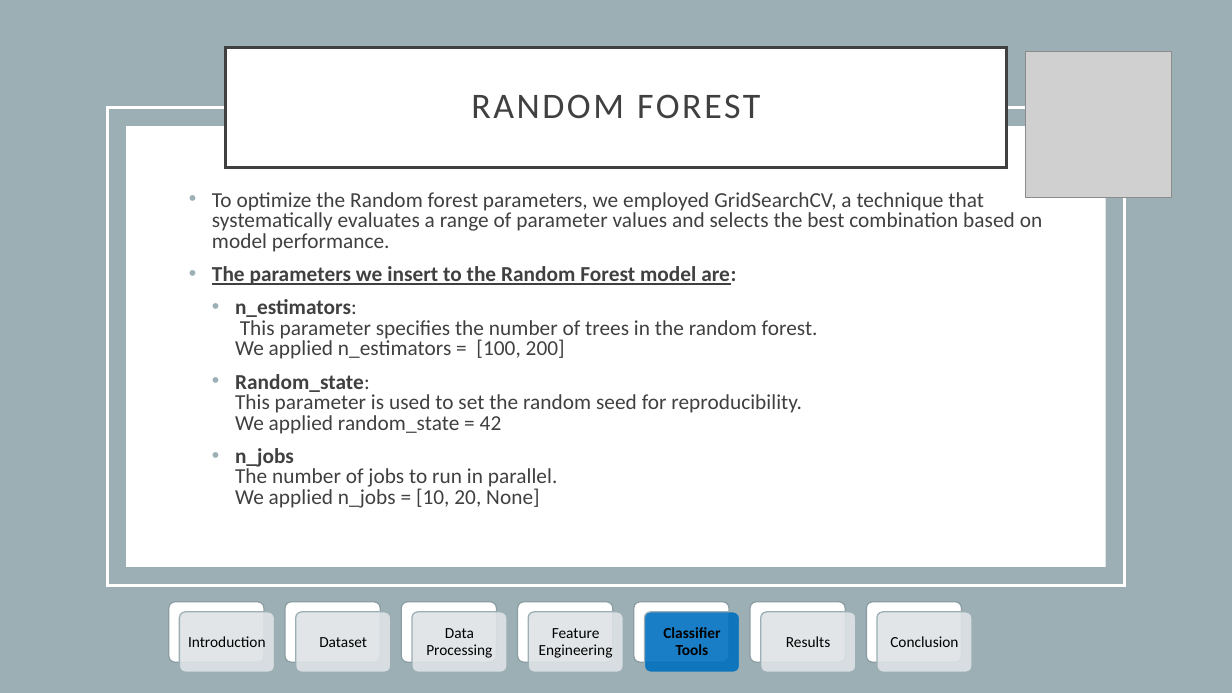
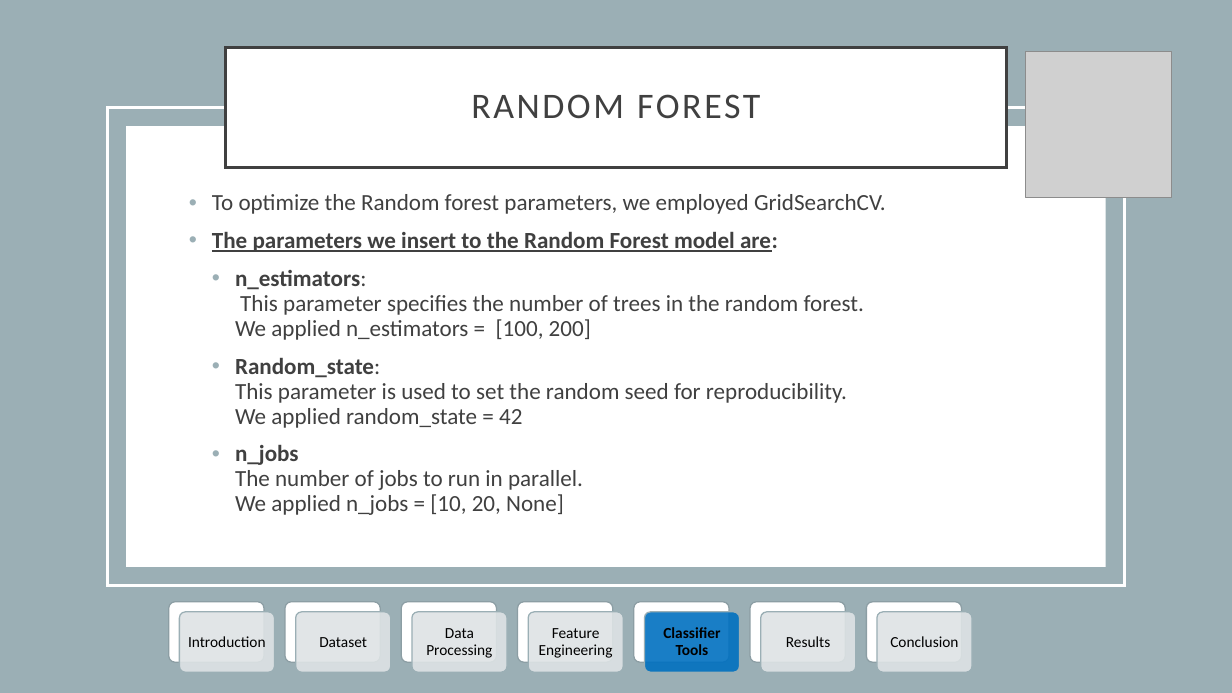
Before and after one commit to Ashwal200/sentiment-analysis, a slide deck: slide 16 of presentation.pptx (slide 17 before the commit). Drawn at 1232x693 pixels with LibreOffice and Linux fonts; fonts in the diff are those of the drawing; grey boxes stand for pictures. Boxes give left, top, right and bottom in pixels: in the first picture for what was removed or moved away, otherwise in the second. Text is boxed around its words. In the diff, an @@ line names an element or a change of style, - is before the commit and + after.

Commit message:
changing in the presentation

```diff
--- a/presentation.pptx
+++ b/presentation.pptx
@@ text at (212, 194, 886, 214): text changed; size 16.6 to 18 pt @@
-  • To optimize the Random forest parameters, we employed GridSearchCV, a technique that systematically evaluates a range of parameter values and selects the best combination based on model performance.
+  • To optimize the Random forest parameters, we employed GridSearchCV.
@@ text at (212, 232, 864, 515): size 16.6 to 18 pt in "The parameters we insert to the Random ...", "n_estimators: This parameter specifies the number of ...", "Random_state: This parameter is used to set ...", "n_jobs The number of jobs to run ..."; line spacing 0.8 to 0.9 @@
```
Also in this commit, not shown: 1 other slide changed, 2 slides removed, 2 other files.
